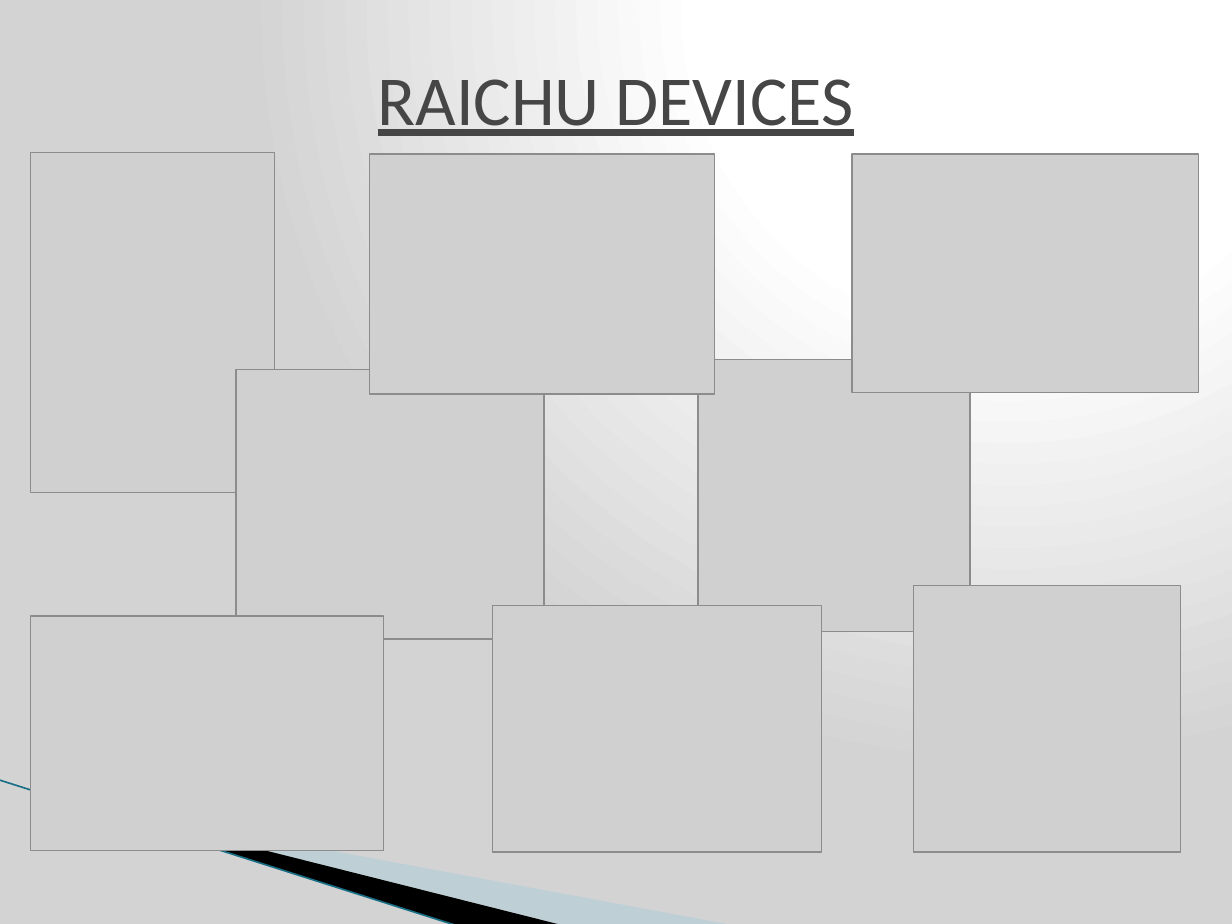
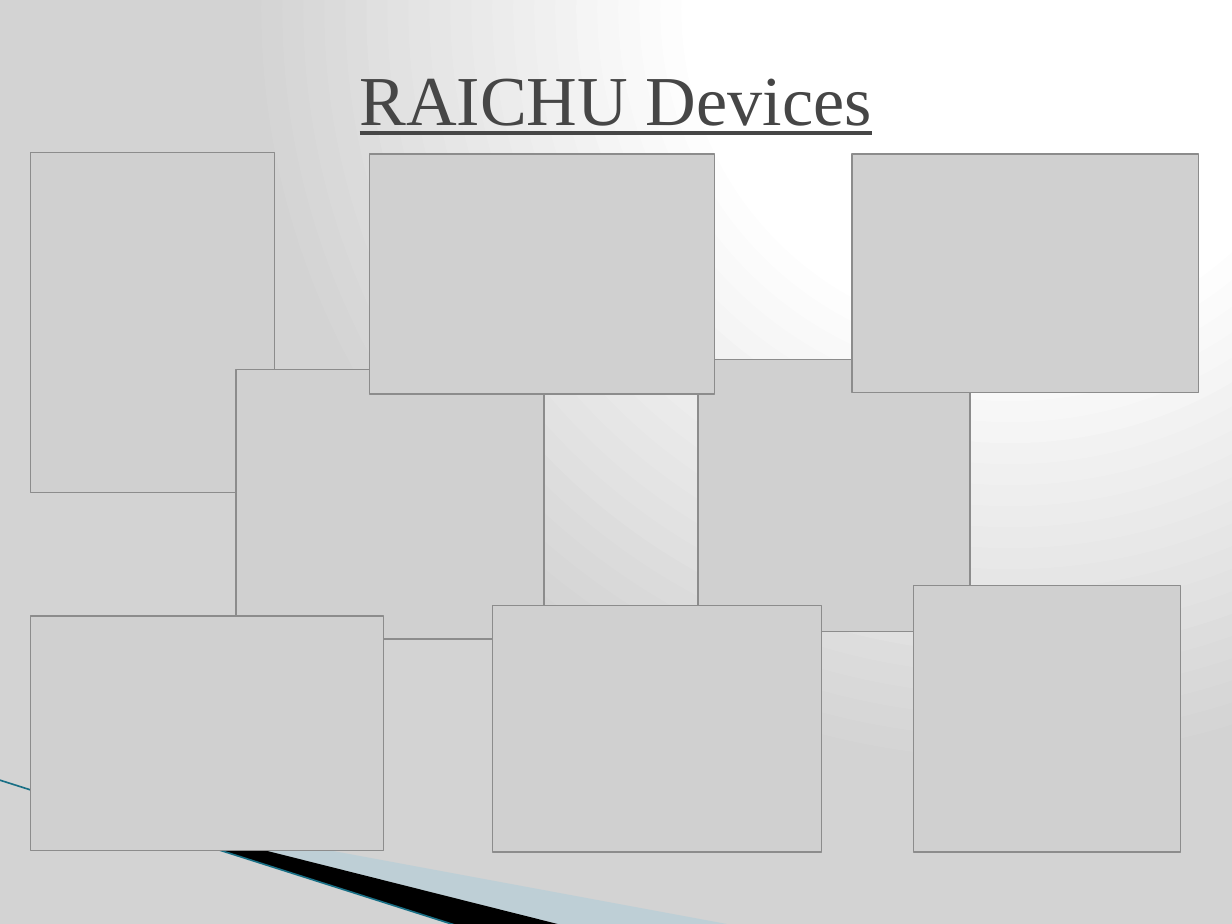
Before and after one commit to nomastmas/raichu, a slide deck: slide 4 of docs/final_presentation_release.pptx. Drawn at 1232x924 pixels with LibreOffice and Linux fonts; fonts in the diff are those of the drawing; grey boxes stand for pictures; background and template pictures are left out. Boxes give left, top, right and bottom in pixels: in the first picture for what was removed or moved away, otherwise in the second. Text is boxed around its words. In the diff, an @@ line names an element or a change of style, - is before the commit and + after.

```diff
--- a/docs/final_presentation_release.pptx
+++ b/docs/final_presentation_release.pptx
@@ title at [360, 78, 872, 135]: text changed; font Calibri to Times New Roman @@
-RAICHU DEVICES
+RAICHU Devices
```
Also in this commit, not shown: 20 other slides changed.
